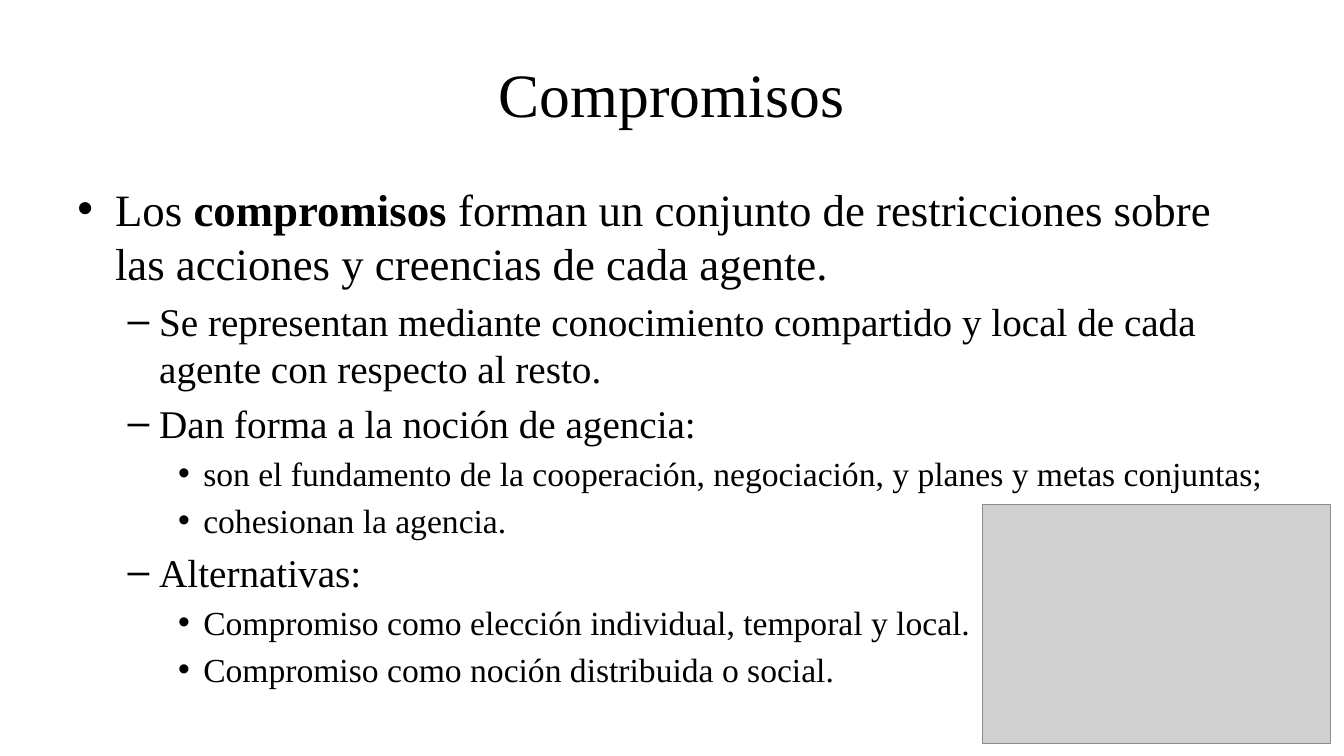
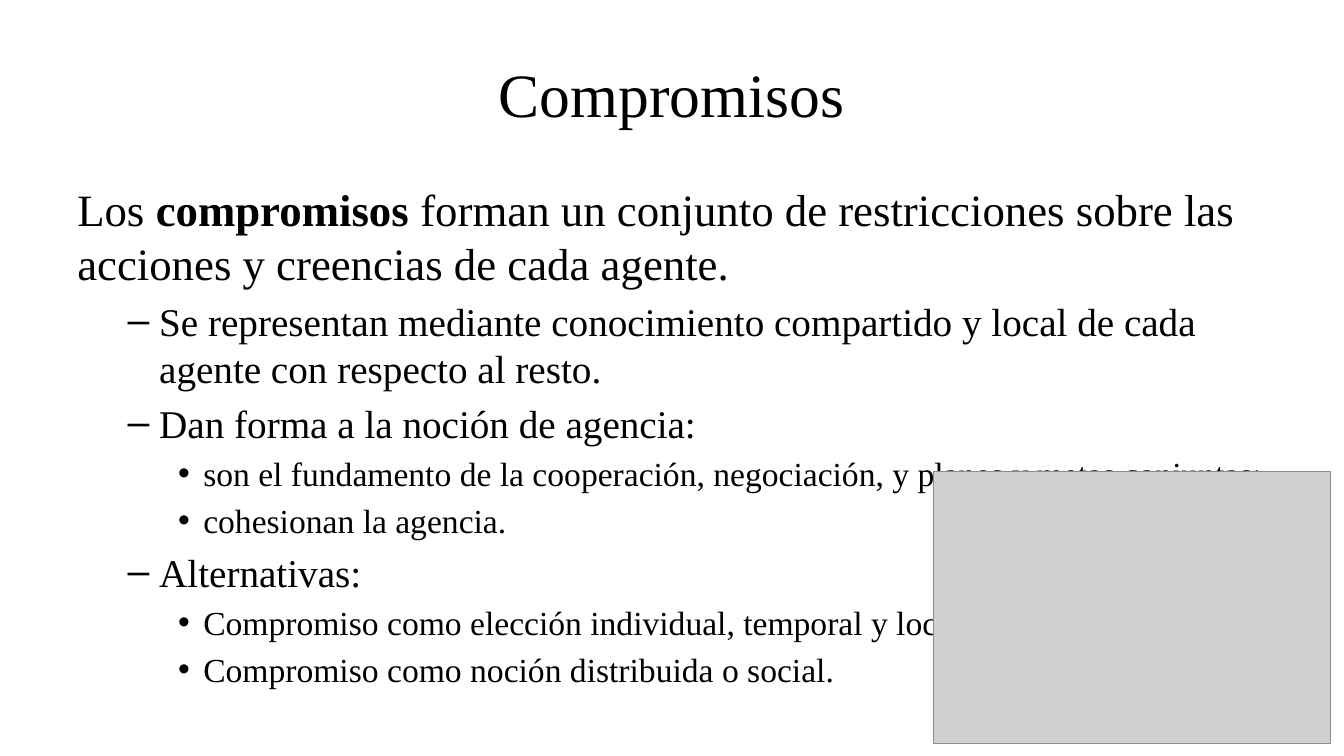
Before and after one commit to fsancho/Modelado-Analisis-Complejidad, a slide deck: slide 19 of Bloque II. SMA/II.1. Sistemas Multiagente.pptx. Drawn at 1344x756 pixels with LibreOffice and Linux fonts; fonts in the diff are those of the drawing; grey boxes stand for pictures. Boxes give left, top, right and bottom in pixels: in the first picture for what was removed or moved away, otherwise in the second. Text is boxed around its words. In the diff, an @@ line names an element or a change of style, - is before the commit and + after.

```diff
--- a/Bloque II. SMA/II.1. Sistemas Multiagente.pptx
+++ b/Bloque II. SMA/II.1. Sistemas Multiagente.pptx
@@ text at [77,194,1234,289]: bullet • to none @@
@@ picture: place and size @@
-picture at [982,505,1331,743]
+picture at [935,472,1332,743]
```
Also in this commit, not shown: 8 other slides changed.
